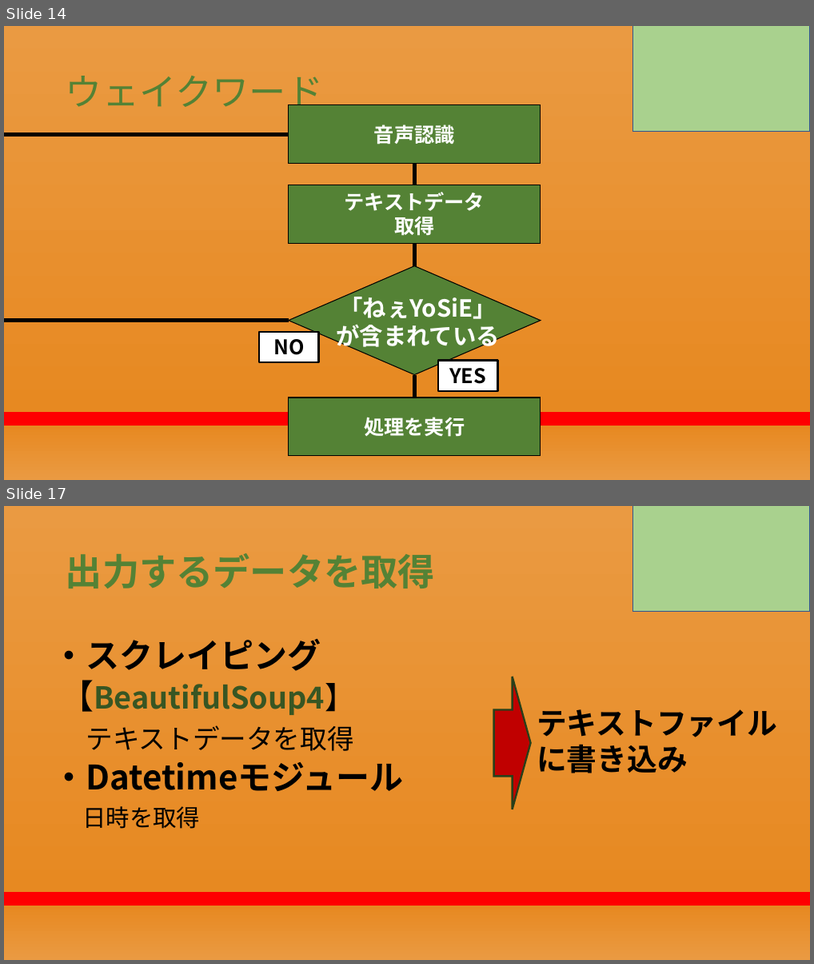
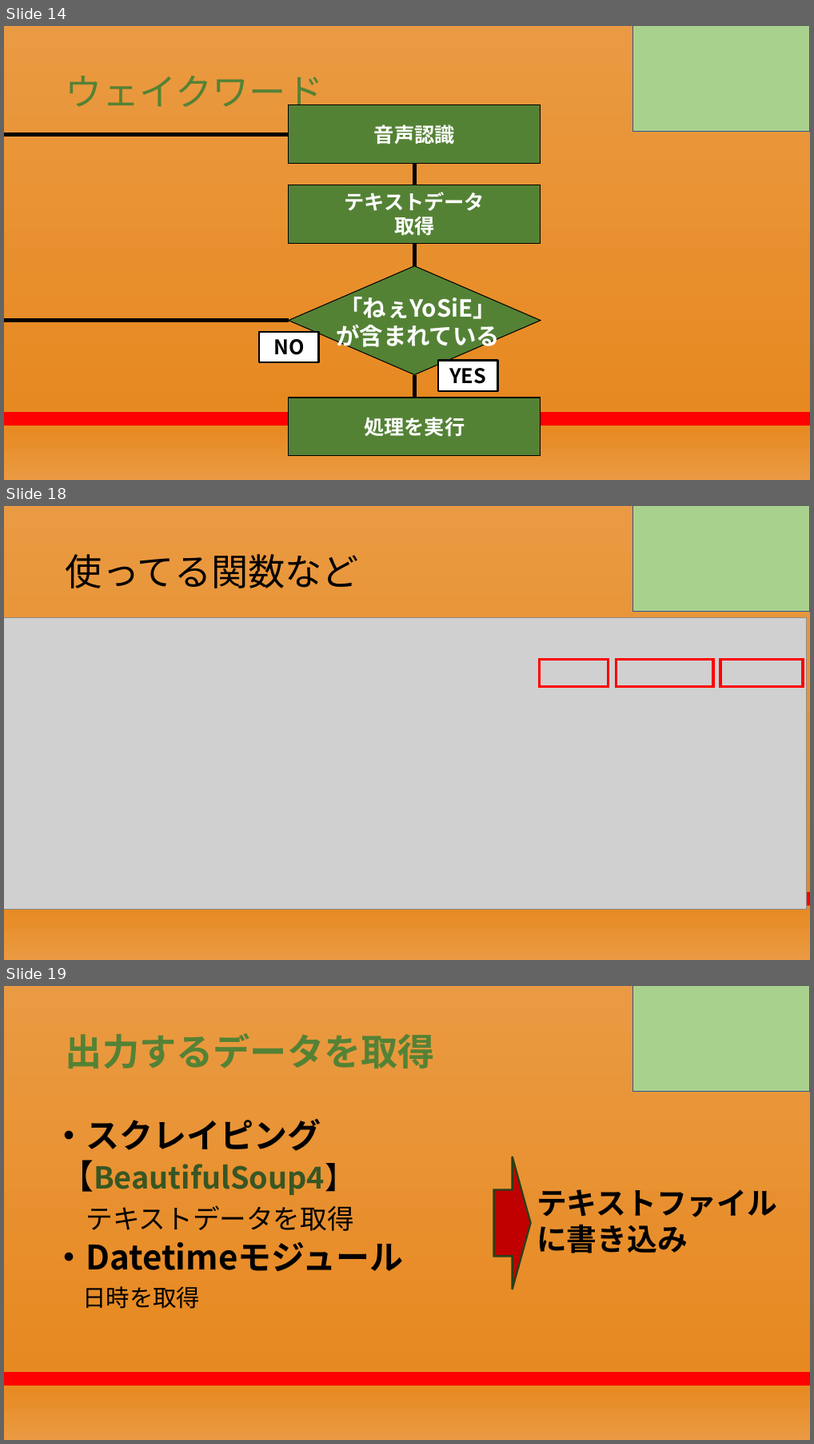
Before and after one commit to RikiishiSuzunosuke/AIspeaker_yosie, a slide deck: presentation/AIスピーカー開発_2.pptx. Shown one above the other, each under a label of ours: slides 14 and 17 before the commit, slides 14, 18 and 19 after it; the slides between them are not shown. The pictures are 814x964 and 814x1444 pixels, drawn with LibreOffice and Linux fonts; fonts in the diff are those of the drawing; grey boxes stand for pictures. Boxes give left, top, right and bottom in pixels: in the first picture for what was removed or moved away, otherwise in the second. Text is boxed around its words. In the diff, an @@ line names an element or a change of style, - is before the commit and + after.

```diff
--- a/presentation/AIスピーカー開発_2.pptx
+++ b/presentation/AIスピーカー開発_2.pptx
@@ slide 18 added at box(4, 506, 810, 960), background gradient #EA9A42 to #E78921 to #FF0000 @@
@@ rectangle added at box(633, 506, 810, 612), fill #A9D18E, outline #325491 1 pt @@
@@ title added at box(66, 554, 359, 588), 44 pt, text #000000 @@
+使ってる関数など
@@ picture added at box(4, 618, 807, 909) @@
@@ rectangle added at box(539, 659, 608, 687), outline #FF0000 3 pt @@
@@ rectangle added at box(617, 659, 714, 687), outline #FF0000 3 pt @@
@@ rectangle added at box(721, 659, 803, 687), outline #FF0000 3 pt @@
@@ what was slide 17 is now slide 19 @@
```
Also in this commit, not shown: 3 other slides added, 2 slides removed.
